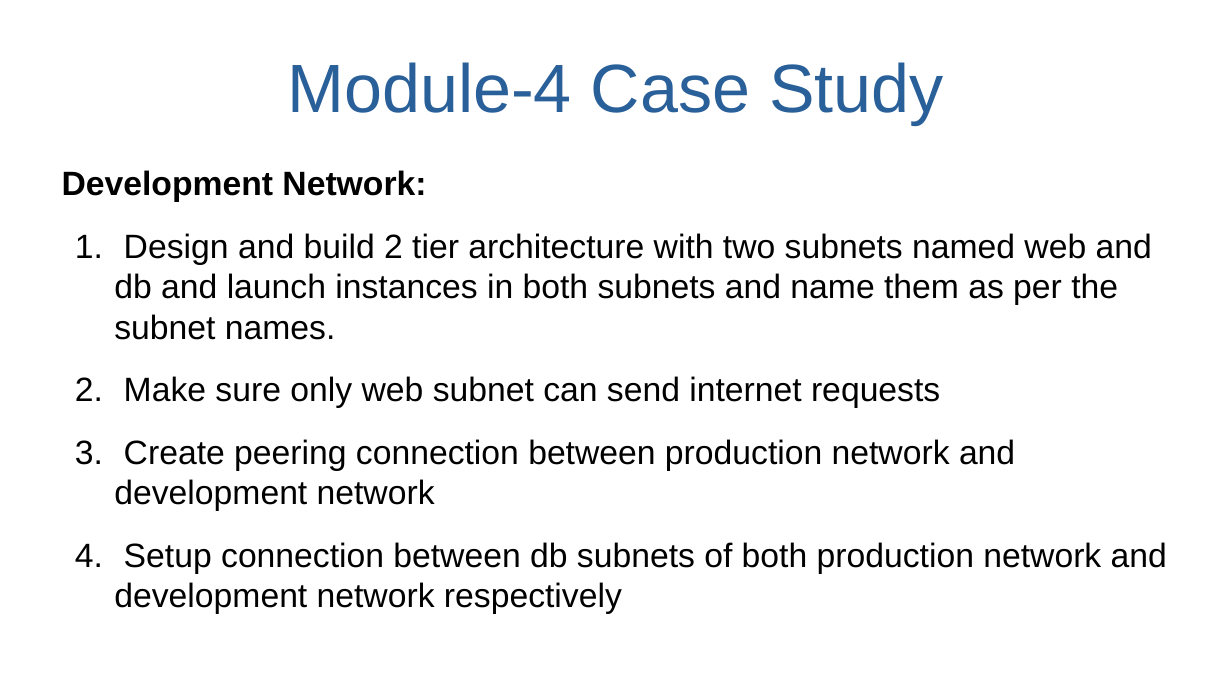
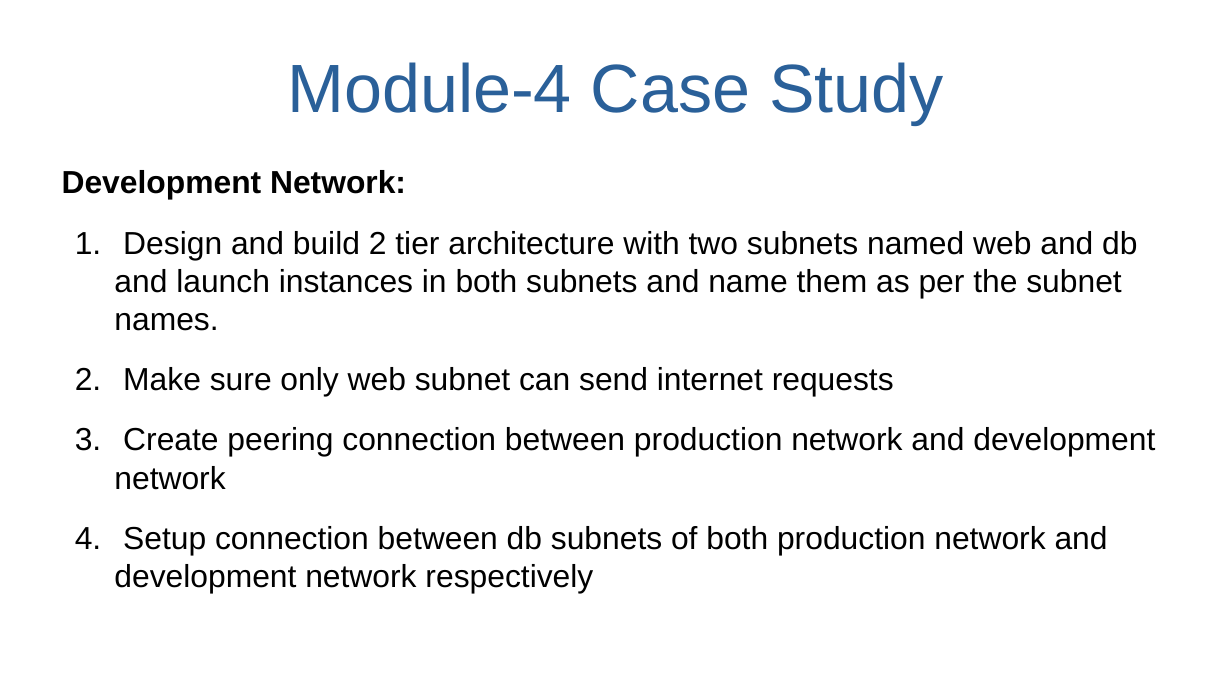
Before and after one commit to enhariharan/aws-solutions-architect-training, a slide deck: slide 3 of module_4_virtual_private_cloud/module_4_case_study/module_4_case_study.pptx. Drawn at 1232x693 pixels with LibreOffice and Linux fonts; fonts in the diff are those of the drawing. Boxes give left, top, right and bottom in pixels: in the first picture for what was removed or moved away, otherwise in the second. Text is boxed around its words. In the diff, an @@ line names an element or a change of style, - is before the commit and + after.

Commit message:
module 4 case study

```diff
--- a/module_4_virtual_private_cloud/module_4_case_study/module_4_case_study.pptx
+++ b/module_4_virtual_private_cloud/module_4_case_study/module_4_case_study.pptx
@@ text "Development Network:" at (62, 170, 1155, 554): size 21.8 to 20.5 pt @@
```
Also in this commit, not shown: 3 other slides changed.
